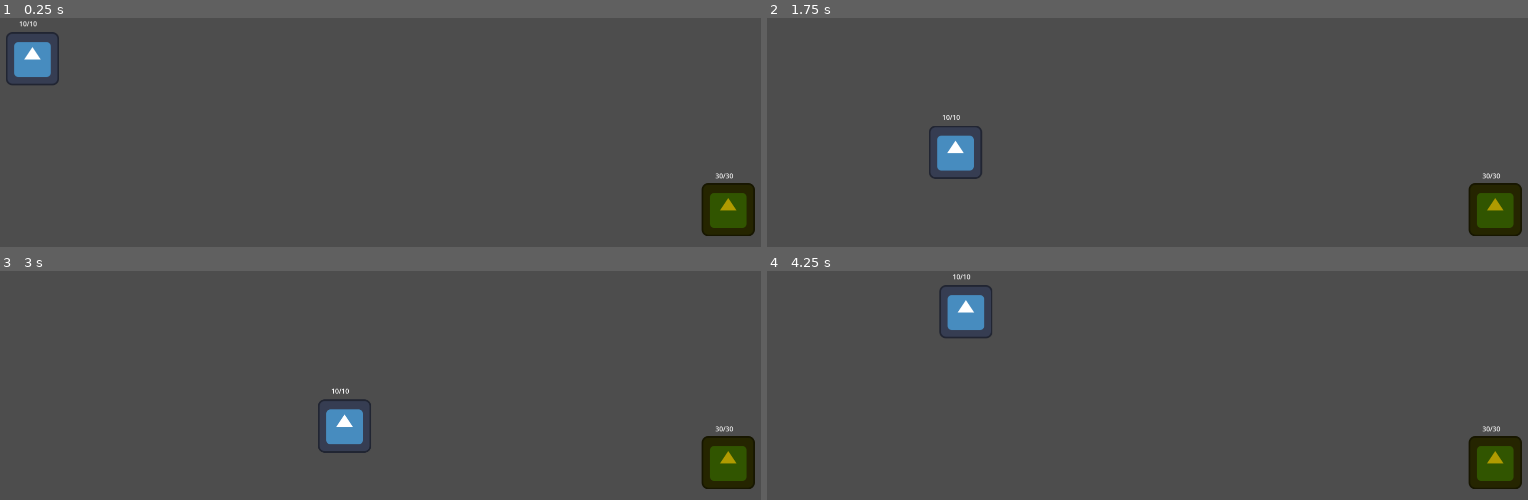
Above: before the commit, frames 1-4 (two rows, left to right).
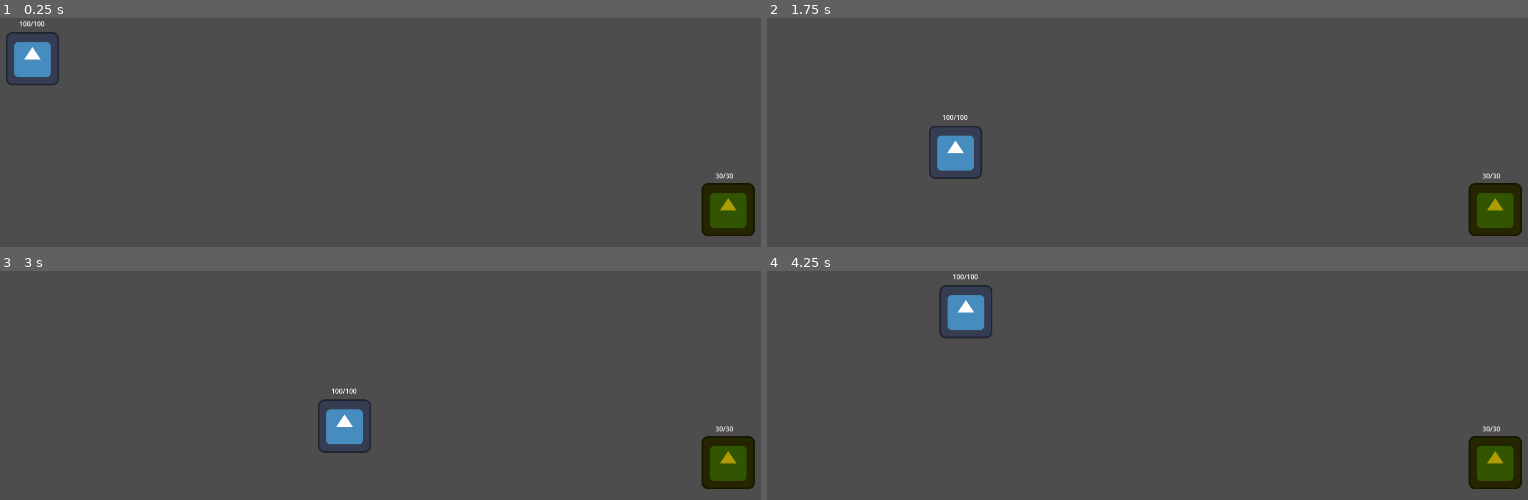
Above: after the commit, the same moments.

Repository: HunterGooD/-godot_game_components
Game: Godot game, scene res://src/scenes/main.tscn
Same seed, same stepped clock (60 frames per second), same inputs: the game is played once before the commit and once after it. The engine's default icon, where the game draws it, is replaced by a stand-in: a white triangle on a blue panel in a dark square.
Inputs (mouse positions are in pixels of both pictures, inside the frame that each line leads up to):
- Up to frame 1 (0.25 s): no input
- Up to frame 2 (1.75 s): tap Enter at 0.5 s; move the mouse to (1337, 219) at 0.52 s; press the mouse at (1337, 219) at 0.53 s; hold D (move_right) 0.53-1.28 s; move the mouse to (outside the picture) at 1.27 s; release the mouse at (outside the picture) at 1.28 s; hold S (move_down) from 1.28 s (still down); tap Space (dash) at 1.35 s
- Up to frame 3 (3 s): move the mouse to (471, 396) at 2.02 s; release S (move_down) at 2.03 s; press the mouse at (471, 396) at 2.03 s; hold D (move_right) 2.03-2.78 s; move the mouse to (outside the picture) at 2.77 s; release the mouse at (outside the picture) at 2.78 s; hold W (move_up) from 2.78 s (still down); tap Space (dash) at 2.85 s
- Up to frame 4 (4.25 s): move the mouse to (outside the picture) at 3.52 s; release W (move_up) at 3.53 s; press the mouse at (outside the picture) at 3.53 s; hold A (move_left) from 3.53 s (still down)

The runs differ from the first frame. In frame 1, less than 0.1% of the frame differs, in the area x 3-6%, y 1-4%; in frame 2, less than 0.1%; in frame 3, less than 0.1%; in frame 4, less than 0.1%.

Commit message:
fix: max hp player

Diff:
--- a/src/player/base/resource/player.tres
+++ b/src/player/base/resource/player.tres
@@ -4,7 +4,6 @@
 
 [resource]
 script = ExtResource("1_kkcf0")
-max_health = 10.0
 move_speed = 500.0
 armor = 5.0
 damage = 0.0
Not shown, changed: export_presets.cfg
